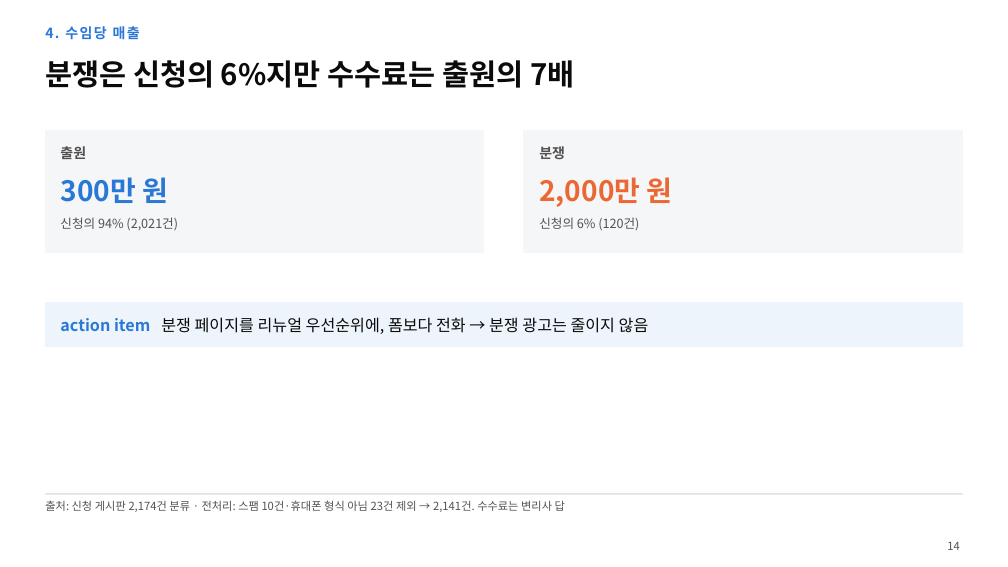
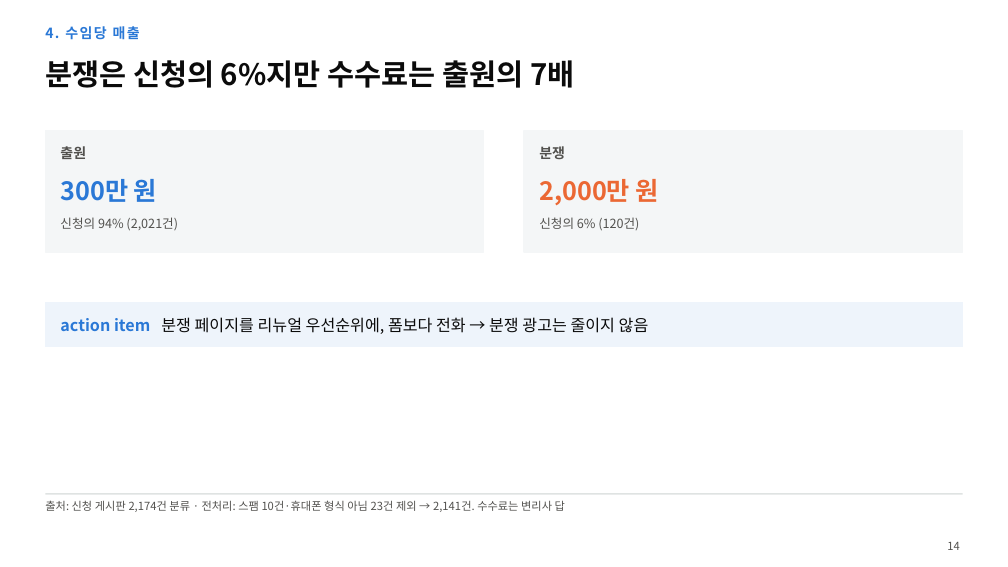
Before and after one commit to mindain/patent-landing-analysis, a slide deck: slide 14 of slides-v3.pptx. Drawn at 1008x567 pixels with LibreOffice and Linux fonts; fonts in the diff are those of the drawing. Boxes give left, top, right and bottom in pixels: in the first picture for what was removed or moved away, otherwise in the second. Text is boxed around its words. In the diff, an @@ line names an element or a change of style, - is before the commit and + after.

```diff
--- a/slides-v3.pptx
+++ b/slides-v3.pptx
@@ text "300만 원" at [60, 179, 157, 202]: size 20 to 18 pt @@
@@ text "2,000만 원" at [539, 179, 659, 205]: size 20 to 18 pt @@
```
Also in this commit, not shown: 2 other slides changed, 2 other files.
